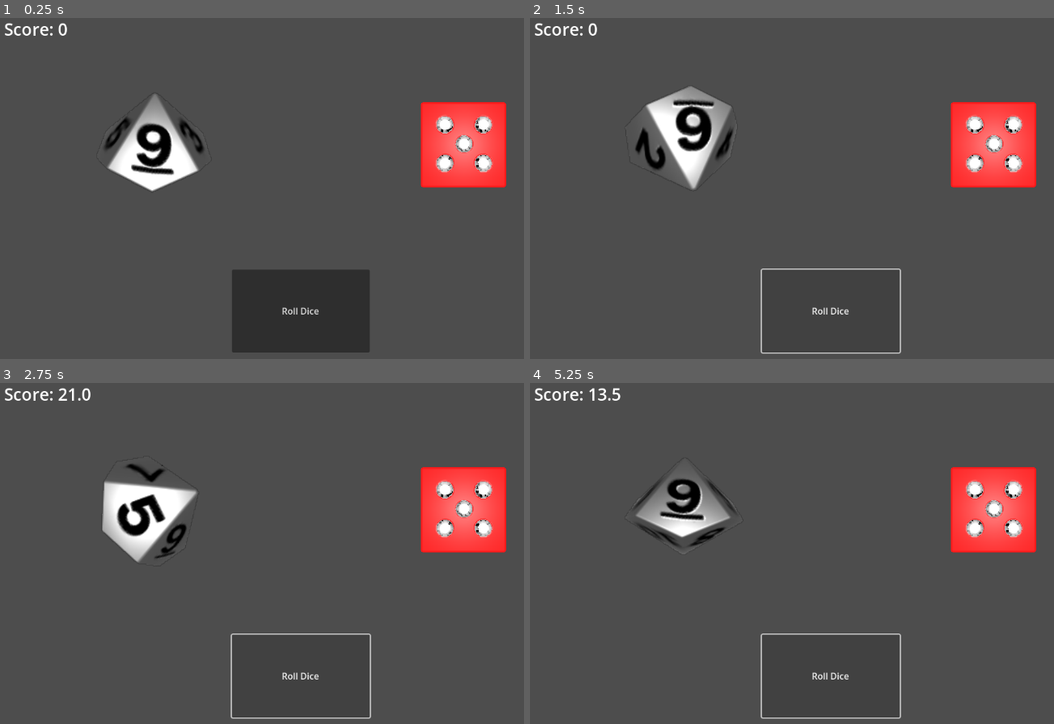
Above: before the commit, frames 1-4 (two rows, left to right).
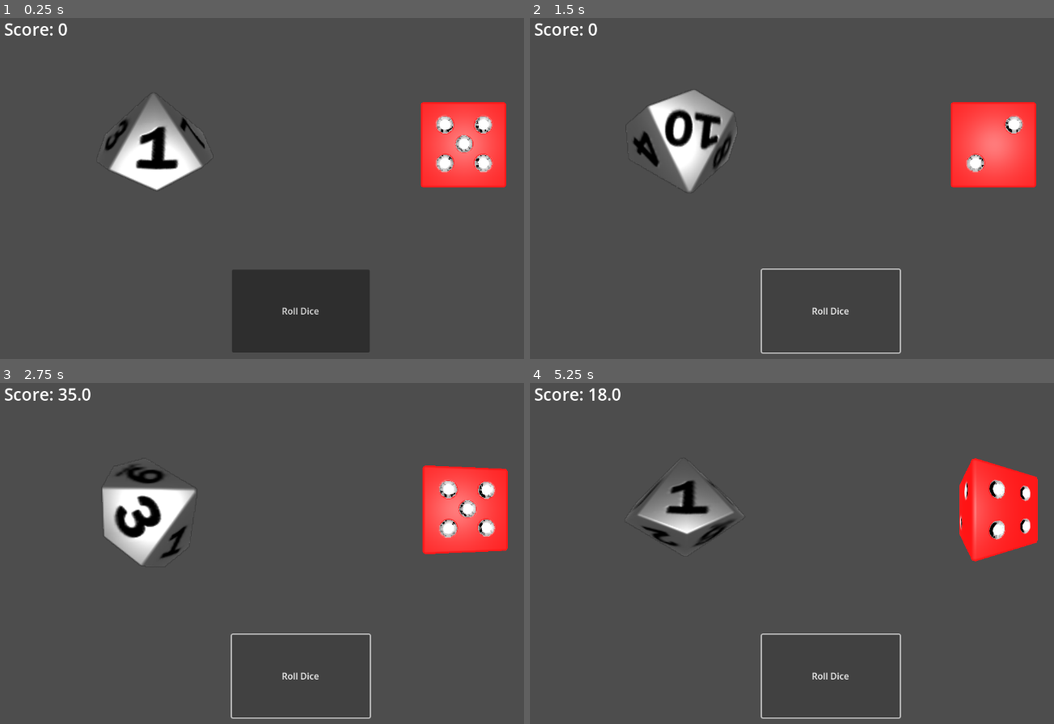
Above: after the commit, the same moments.

Repository: JacksonPearce21/Diceon
Game: Godot game, scene res://Scenes/main_game.tscn
Same seed, same stepped clock (60 frames per second), same inputs: the game is played once before the commit and once after it.
Inputs:
- Up to frame 1 (0.25 s): no input
- Up to frame 2 (1.5 s): click "Roll Dice" at 0.5 s; click "Roll Dice" at 1.25 s
- Up to frame 3 (2.75 s): click "Roll Dice" at 2 s
- Up to frame 4 (5.25 s): tap Enter at 3.5 s; tap Space at 5 s

The runs differ from the first frame. In frame 1, 1.3% of the frame differs, in the area x 19-41%, y 22-51%; in frame 2, 2.4%; in frame 3, 2.7%; in frame 4, 5.0%, in the area x 12-97%, y 1-53%.

Commit message:
Fully sucesfull rolling D6
Multiplier dice now displays the value on its face when it is landed on that value!!!! D10 is pain...

Diff:
--- a/Scenes/int_dice.tscn
+++ b/Scenes/int_dice.tscn
@@ -55,6 +55,6 @@
 script = ExtResource("1_fbs7m")
 
 [node name="10Silver_10Silver_1" type="MeshInstance3D" parent="."]
-transform = Transform3D(-0.287855, -0.957515, 0.0174497, 0.482963, -0.129409, 0.866025, -0.826974, 0.257718, 0.499695, 0, 0, 0)
+transform = Transform3D(0.822175, 0.568739, -0.02376, -0.240578, 0.385006, 0.891007, 0.515898, -0.726847, 0.453368, 0, 0, 0)
 mesh = SubResource("ArrayMesh_x1n5m")
 skeleton = NodePath("")
--- a/Scripts/MultiplierDie.gd
+++ b/Scripts/MultiplierDie.gd
@@ -1,11 +1,24 @@
 extends Node3D
 
-@export var sides = [1.0, 1.5, 2, 2.5, 3, 3.5]
-var current_face_value = 1.0
+@export var sides := {
+	1: {"rotation": Vector3(0, deg_to_rad(90), deg_to_rad(-90))},
+	2: {"rotation": Vector3(0, deg_to_rad(180), 0)},
+	3: {"rotation": Vector3(0, deg_to_rad(-90), 0)},
+	4: {"rotation": Vector3(0, deg_to_rad(90), 0)},
+	5: {"rotation": Vector3(0, 0, 0)},
+	6: {"rotation": Vector3(0, deg_to_rad(90), deg_to_rad(90))},
+}
+
+var current_face_value = 5
 
 func roll():
-	current_face_value = sides.pick_random()
+	current_face_value = sides.keys().pick_random()
 	tween_to_face(current_face_value)
 
-func tween_to_face(value):
-	print("Rolling MULT to face with value:", value)
+func tween_to_face(value: int):
+	var face_data = sides.get(value)
+	if face_data:
+		print("Rolling MULT to face:", value)
+		var rotation = face_data["rotation"]
+		var tween = create_tween()
+		tween.tween_property(self, "rotation", rotation, 0.8).set_trans(Tween.TRANS_SINE).set_ease(Tween.EASE_OUT)
